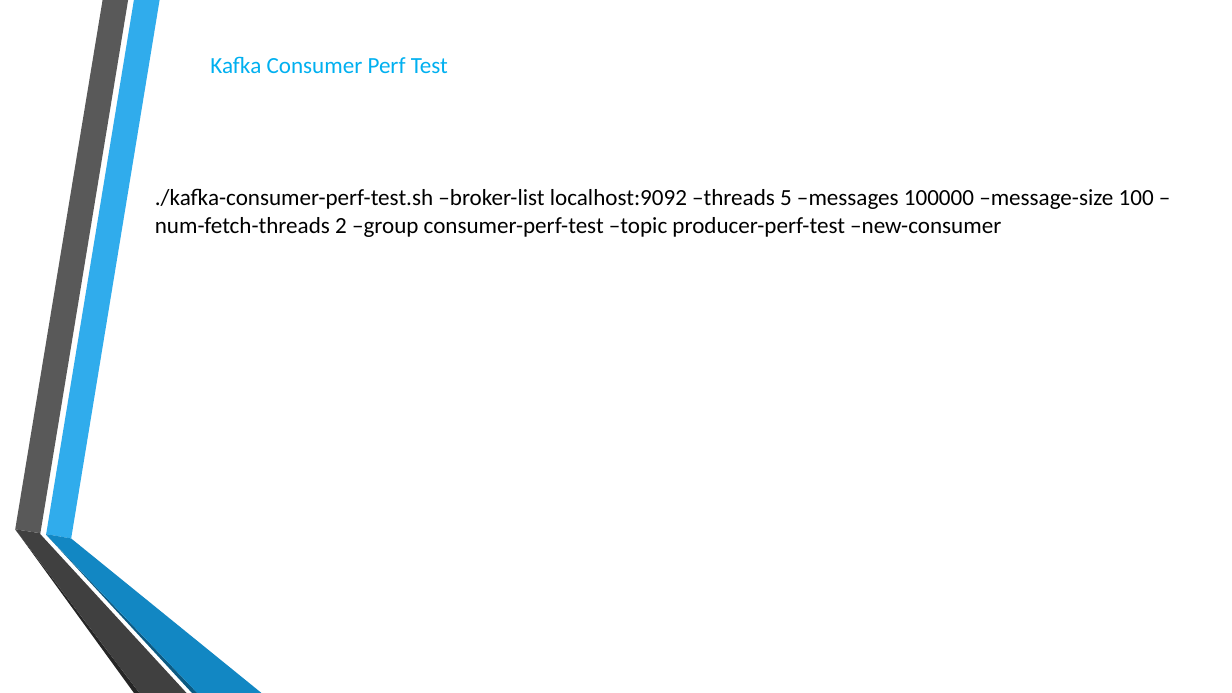
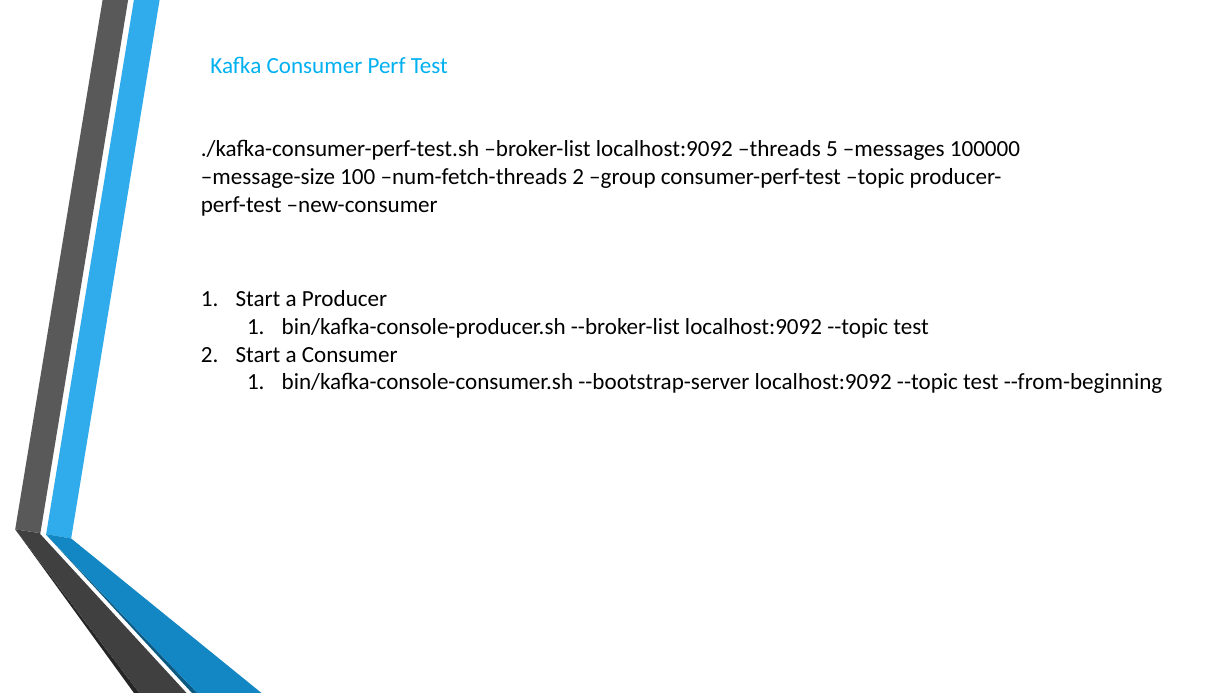
Before and after one commit to RobertLii/Tutorials, a slide deck: slide 55 of Kafka introduction.pptx (slide 57 before the commit). Drawn at 1232x693 pixels with LibreOffice and Linux fonts; fonts in the diff are those of the drawing; background and template pictures are left out. Boxes give left, top, right and bottom in pixels: in the first picture for what was removed or moved away, otherwise in the second. Text is boxed around its words. In the diff, an @@ line names an element or a change of style, - is before the commit and + after.

```diff
--- a/Kafka introduction.pptx
+++ b/Kafka introduction.pptx
@@ text "./kafka-consumer-perf-test.sh –broker-list localhost:9092 –t ..." rewrapped from <box>155,188,1154,237</box> to <box>201,139,1020,216</box> @@
@@ text added at <box>236,290,1163,393</box>, 18 pt, text #000000 @@
+1. Start a Producer
+  1. bin/kafka-console-producer.sh --broker-list localhost:9092 --topic test
+2. Start a Consumer
+  1. bin/kafka-console-consumer.sh --bootstrap-server localhost:9092 --topic test --from-beginning
```
Also in this commit, not shown: 16 other slides changed, 2 slides added, 10 slides removed.
